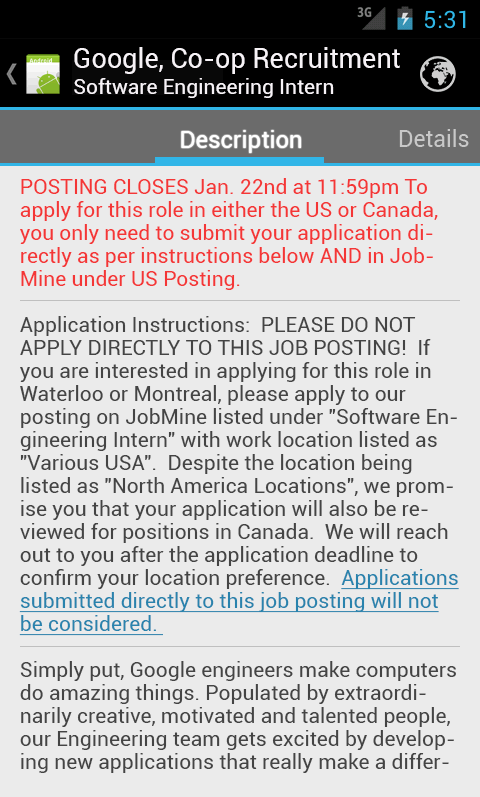
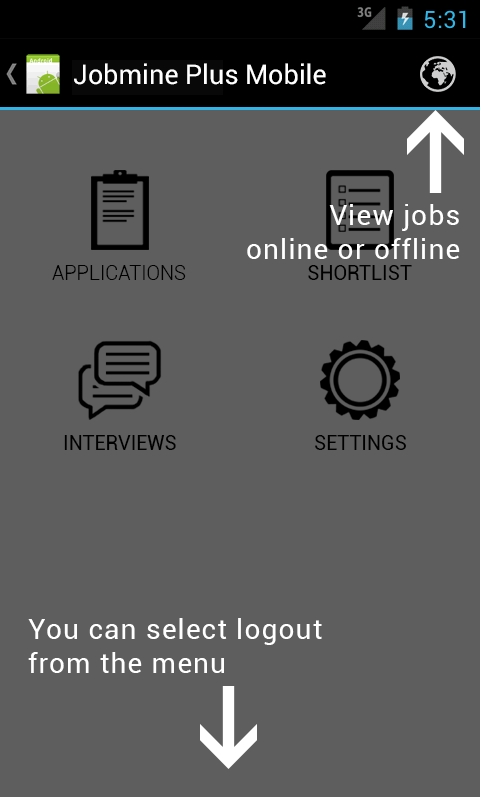
Revision of a layered (480, 797) image; what changed, layer by layer:
added group "Tutorial" with 5 layers above "Job Description" over (x1=0, y1=110, x2=480, y2=797)
added layer "You can select logout from the menu" in group "Tutorial" over (x1=28, y1=618, x2=322, y2=673)
added layer "Shape 2 copy" in group "Tutorial" over (x1=200, y1=686, x2=257, y2=769)
added layer "Shape 2" in group "Tutorial" over (x1=407, y1=110, x2=464, y2=193)
added layer "View jobs online or offline" in group "Tutorial" over (x1=247, y1=204, x2=460, y2=259)
added layer "bg" (1st of 9, in "Tutorial") (60%) in group "Tutorial" over (x1=0, y1=110, x2=480, y2=797)
hid group "Job Description" (17 layers) over (x1=0, y1=47, x2=480, y2=773)
showed group "Home" (18 layers) over (x1=0, y1=47, x2=480, y2=679)
removed layer "Layer 3" over (x1=0, y1=166, x2=480, y2=797)
